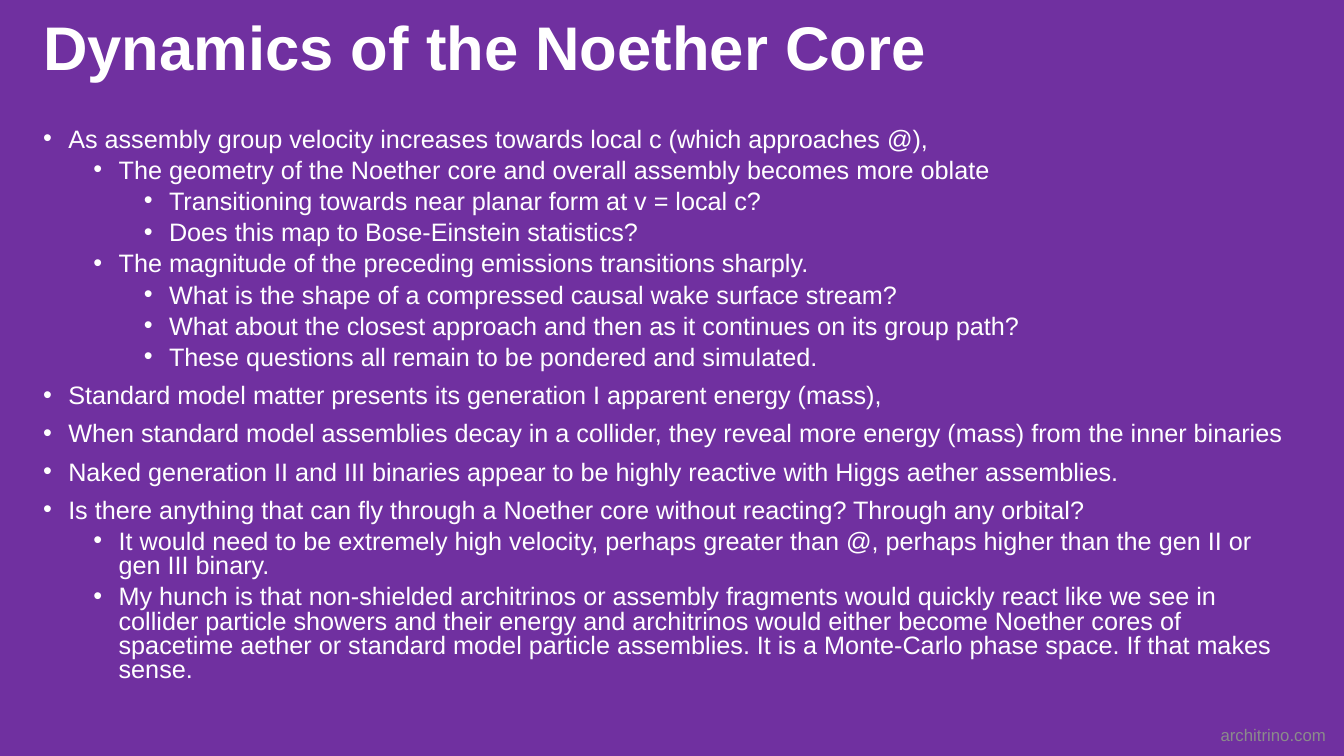
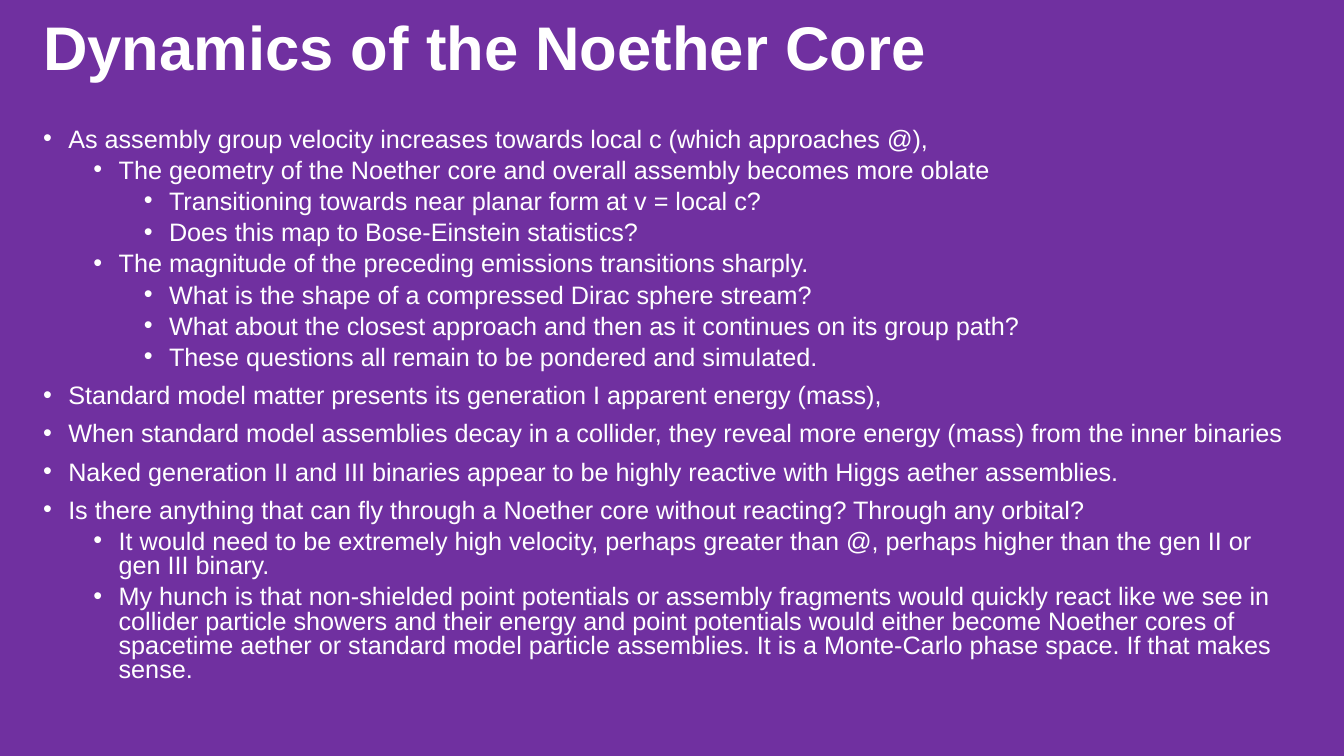
Before and after one commit to jmarkmorris/architrino, a slide deck: slide 13 of reference/archie/presentations/NPQG Assemblies - Noether Core.pptx. Drawn at 1344x756 pixels with LibreOffice and Linux fonts; fonts in the diff are those of the drawing. Boxes give left, top, right and bottom in pixels: in the first picture for what was removed or moved away, otherwise in the second. Text is boxed around its words. In the diff, an @@ line names an element or a change of style, - is before the commit and + after.

Commit message:
Refine noether braid taxonomy proof map

```diff
--- a/reference/archie/presentations/NPQG Assemblies - Noether Core.pptx
+++ b/reference/archie/presentations/NPQG Assemblies - Noether Core.pptx
@@ text at [169,285,812,309]: text changed @@
-    • What is the shape of a compressed causal wake surface stream?
+    • What is the shape of a compressed Dirac sphere stream?
@@ text at [119,586,1271,679]: text changed @@
-  • My hunch is that non-shielded architrinos or assembly fragments would quickly react like we see in collider particle showers and their energy and architrinos would either become Noether cores of spacetime aether or standard model particle assemblies. It is a Monte-Carlo phase space. If that makes sense.
+  • My hunch is that non-shielded point potentials or assembly fragments would quickly react like we see in collider particle showers and their energy and point potentials would either become Noether cores of spacetime aether or standard model particle assemblies. It is a Monte-Carlo phase space. If that makes sense.
@@ text removed at [1221,729,1326,741] @@
-architrino.com
```
Also in this commit, not shown: 28 other slides changed, 6 other files.
